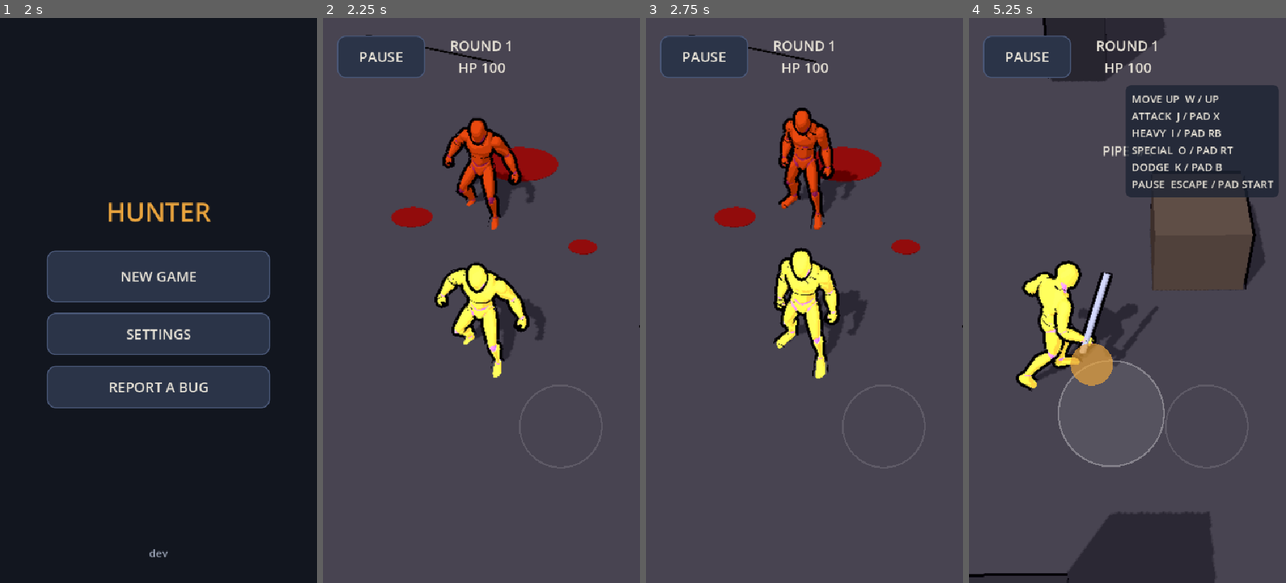
Above: before the commit, frames 1-4 (left to right).
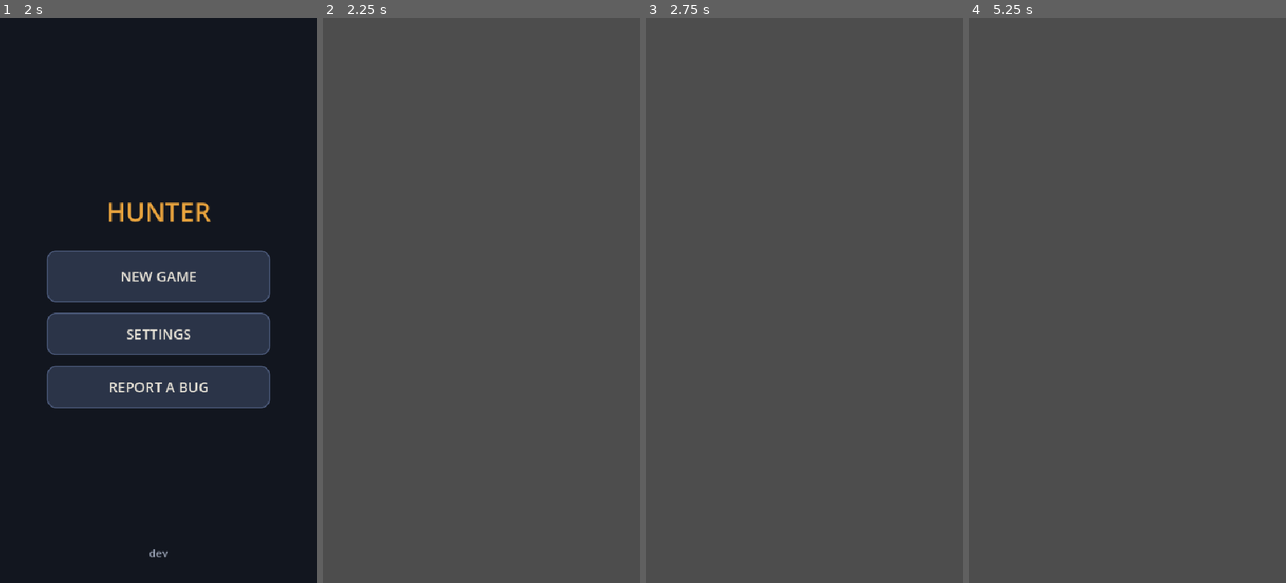
Above: after the commit, the same moments.

Repository: duffpowell-commits/hunter
Game: Godot game, scene res://scenes/boot.tscn
Same seed, same stepped clock (60 frames per second), same inputs: the game is played once before the commit and once after it.
Inputs (mouse positions are in pixels of both pictures, inside the frame that each line leads up to):
- Up to frame 1 (2 s): tap Enter at 0.5 s; move the mouse to (228, 272) at 0.52 s; hold D (move_right) 0.53-1.25 s; hold L (aim) 0.53-1.25 s; click (228, 272) at 0.67 s; tap Space (jump) at 0.77 s; click "SKIP" at 1.25 s
- Up to frame 2 (2.25 s): click "NEW GAME" at 2 s
- Up to frame 3 (2.75 s): no input
- Up to frame 4 (5.25 s): drag from (1048, 379) to (1111, 413) at 2.77 s; click (1213, 379) at 3.5 s, where only the run before the commit has a clickable "PICK UP"; move the mouse to (1206, 379) at 4.27 s; hold D (move_right) 4.28-5 s; hold C (crouch) 4.28-5 s; click (1206, 379) at 4.42 s; drag from (1111, 413) to (1032, 215) at 5.02 s

Frame 1 is identical in both runs. In frame 2, 9.8% of the frame differs, in the area x 4-100%, y 3-80%; in frame 3, 10%; in frame 4, 26%, in the area x 0-98%, y 0-100%.
Error after the commit: Parse Error: The member "Character3D" already exists in parent class res://scripts/arena.gd. (res://scripts/pews_arena.gd:5)

Commit message:
M2: route normal play into The Pews and wire finishers, voice and portal

Diff:
--- a/scripts/game.gd
+++ b/scripts/game.gd
@@ -15,6 +15,7 @@
 const BugReport = preload("res://scripts/bug_report.gd")
 const ControlsLegend = preload("res://scripts/controls_legend.gd")
 const Arena = preload("res://scripts/arena.gd")
+const PewsArena = preload("res://scripts/pews_arena.gd")
 const VirtualStick = preload("res://scripts/virtual_stick.gd")
 const SwipePad = preload("res://scripts/swipe_pad.gd")
 
@@ -52,13 +53,19 @@
 		score = int(d.get("score", 0))
 		_saved_hp = int(d.get("hp", -1))
 	# The 3D arena lives for the whole scene; _build() only rebuilds the 2D layer on top.
-	arena = Arena.new()
+	arena = Arena.new() if OS.get_cmdline_user_args().has("--autoplay") else PewsArena.new()
 	arena.add_to_group("keep")
 	add_child(arena)
 	if _saved_hp > 0:
 		arena.hp = mini(_saved_hp, arena.max_hp)
 	arena.ko.connect(_on_ko)
 	arena.hero_died.connect(_on_hero_died)
+	if arena.has_signal("finish_requested"):
+		arena.finish_requested.connect(_on_finish_requested)
+		arena.voice_unlocked.connect(_on_voice_unlocked)
+		arena.portal_opened.connect(_on_portal_opened)
+	if arena.has_method("restore_state"):
+		arena.restore_state(d.get("pews", {}))
 	_build()
 	checkpoint()
 	get_node("/root/Audio").music_layers("music_loop", "music_combat")
@@ -67,7 +74,10 @@
 # ---------------------------------------------------------------- state + saving
 
 func state() -> Dictionary:
-	return {"level": level, "score": score, "hp": arena.hp if arena != null else 100}
+	var result := {"level": level, "score": score, "hp": arena.hp if arena != null else 100}
+	if arena != null and arena.has_method("save_state"):
+		result["pews"] = arena.save_state()
+	return result
 
 
 ## Never saves a dead hero: dying escaped GAME OVER through PAUSE -> QUIT -> CONTINUE (review of 95847e0).
@@ -136,7 +146,7 @@
 	pause_btn = UI.button("PAUSE", pause)
 	_corner(pause_btn, left, true, 150)
 	# Context button above the pad (BUILD_SPEC: INTERACT / SCAVENGE / FINISH go here).
-	pick_btn = UI.button("PICK UP", func(): arena.pick_up(), 96)
+	pick_btn = UI.button("PICK UP", _context_action, 96)
 	pick_btn.name = "PickUp"
 	_corner(pick_btn, not left, false, 200)
 	pick_btn.offset_top -= 260
@@ -181,7 +191,12 @@
 	combo_label.text = "%d HITS" % c if c >= 2 else ""
 	var w: String = arena.combat.weapon
 	weapon_label.text = "%s %d/%d" % [arena.weapon_data[w].name, arena.combat.durability, int(arena.weapon_data[w].durability)] if w != "" else ""
-	pick_btn.visible = arena.can_pick_up
+	if arena.has_method("context_label"):
+		pick_btn.text = arena.context_label()
+		pick_btn.visible = arena.context_visible()
+	else:
+		pick_btn.text = "PICK UP"
+		pick_btn.visible = arena.can_pick_up
 
 
 # ---------------------------------------------------------------- PLAY (Hunter M1)
@@ -220,6 +235,45 @@
 		arena.stick_special(v)
 	elif e.is_action_pressed("dodge"):
 		arena.dodge()
+
+
+func _context_action() -> void:
+	if arena != null and arena.has_method("context_action"):
+		arena.context_action()
+	else:
+		arena.pick_up()
+	_refresh_hud()
+
+
+func _on_finish_requested() -> void:
+	var sh := UI.sheet(self)
+	sh.add_child(UI.label("VESPER IS BROKEN", 28, UI.ACCENT))
+	sh.add_child(UI.label("Choose what remains of him.", 18))
+	sh.add_child(UI.button("CLEAN", func(): _choose_finish(sh, "CLEAN"), 88))
+	sh.add_child(UI.button("BRUTAL", func(): _choose_finish(sh, "BRUTAL"), 88))
+
+
+func _choose_finish(sh: VBoxContainer, method: String) -> void:
+	UI.close_sheet(sh)
+	var result: Dictionary = arena.choose_finisher(method)
+	if not result.is_empty():
+		get_node("/root/Subs").cue("[%s finisher]" % method.to_lower())
+	_refresh_hud()
+
+
+func _on_voice_unlocked() -> void:
+	var sh := UI.sheet(self)
+	var voice: Dictionary = arena.rules.config.get("voice", {})
+	sh.add_child(UI.label(str(voice.get("name", "BROTHER VESPER LYLE")), 26, UI.ACCENT))
+	sh.add_child(UI.label(str(voice.get("dialogue", "You ate me mid-sermon. The congregation will hear of this.")), 19))
+	sh.add_child(UI.button("CLOSE", func(): UI.close_sheet(sh), 88))
+	get_node("/root/Subs").cue("[a new voice speaks in your head]")
+
+
+func _on_portal_opened() -> void:
+	get_node("/root/Subs").cue("[portal home opens]")
+	# The lair is Milestone 3; until then the title screen is the safe-home placeholder.
+	get_tree().change_scene_to_file("res://scenes/title.tscn")
 
 
 func _on_ko(_count: int) -> void:
